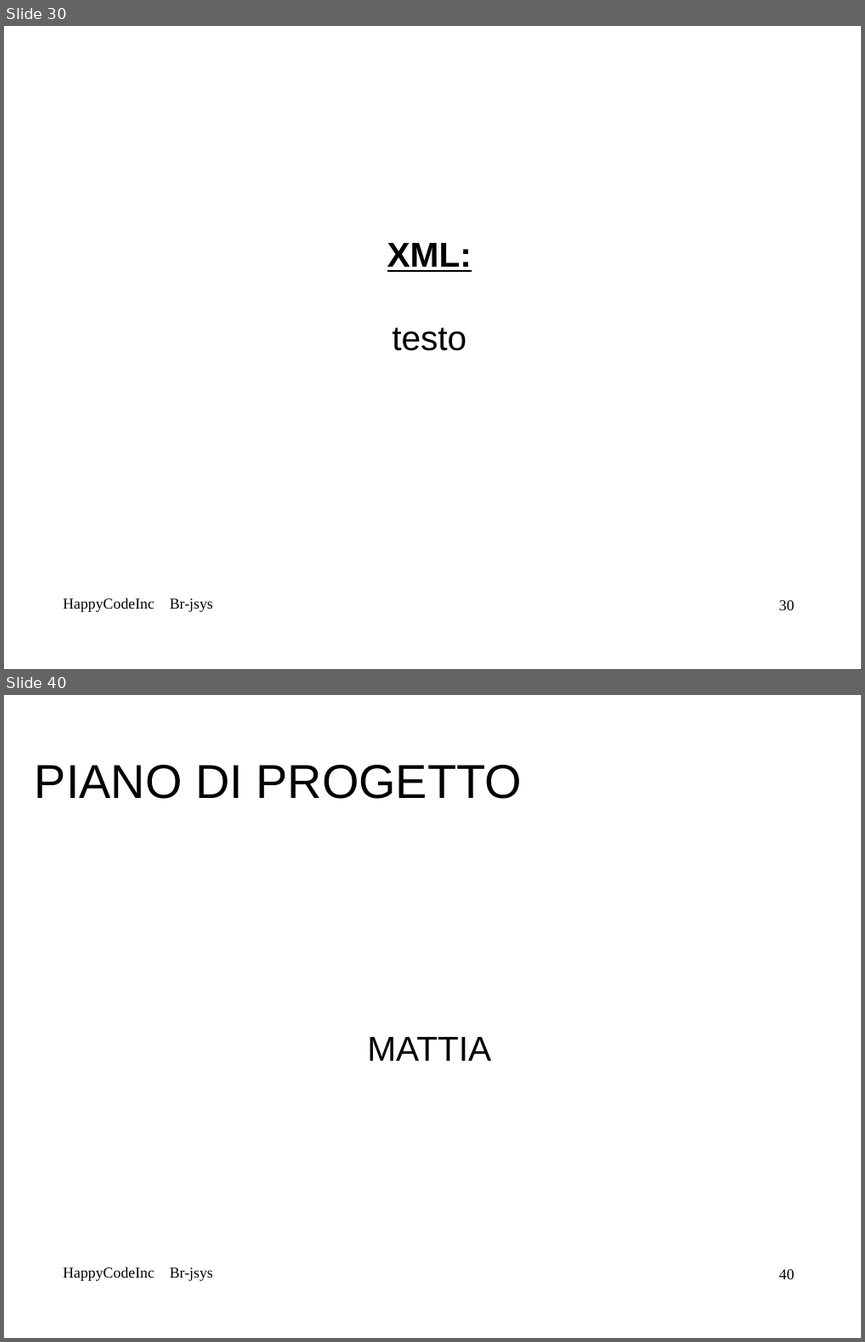
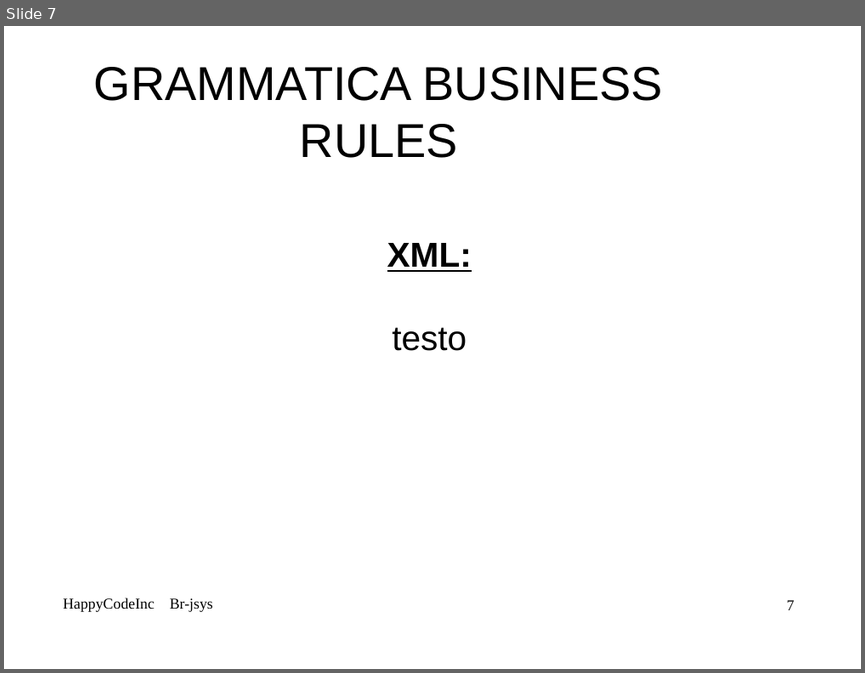
Before and after one commit to mbortola/br-jsys, a slide deck: trunk/RPD-presentation/Alessia-RPD.odp. Shown one above the other, each under a label of ours: slides 30 and 40 before the commit, slide 7 after it; the slides between them are not shown. The pictures are 865x1342 and 865x673 pixels, drawn with LibreOffice and Linux fonts; fonts in the diff are those of the drawing; background and template pictures are left out. Boxes give left, top, right and bottom in pixels: in the first picture for what was removed or moved away, otherwise in the second. Text is boxed around its words. In the diff, an @@ line names an element or a change of style, - is before the commit and + after.

```diff
--- a/trunk/RPD-presentation/Alessia-RPD.odp
+++ b/trunk/RPD-presentation/Alessia-RPD.odp
@@ slide 40 removed at (4, 695, 861, 1338), background picture (left out); not listed: 1 template element that a slide beside it also shows @@
@@ title removed at (35, 765, 521, 799) @@
-PIANO DI PROGETTO
@@ subtitle removed at (367, 1037, 491, 1061) @@
-MATTIA
@@ text removed at (63, 1266, 213, 1281) @@
-HappyCodeInc Br-jsys
@@ what was slide 30 is now slide 7 @@
@@ slide 7 changed as well @@
@@ title added at (94, 67, 663, 158), 44 pt, text #000000 @@
+GRAMMATICA BUSINESS RULES
@@ page number at (787, 600, 794, 610): text changed @@
-30
+7
```
Also in this commit, not shown: 2 other slides changed, 37 other slides removed.
